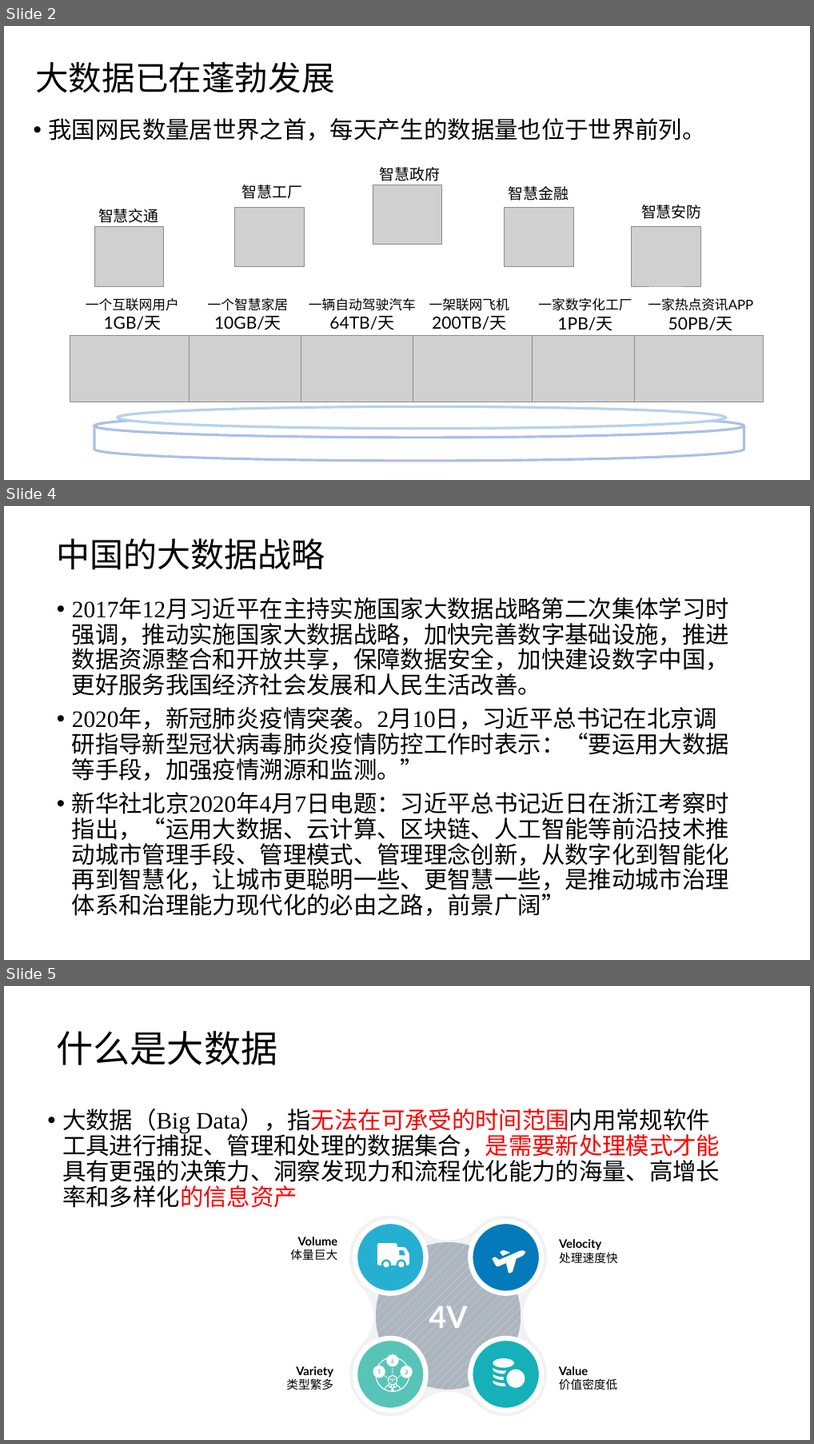
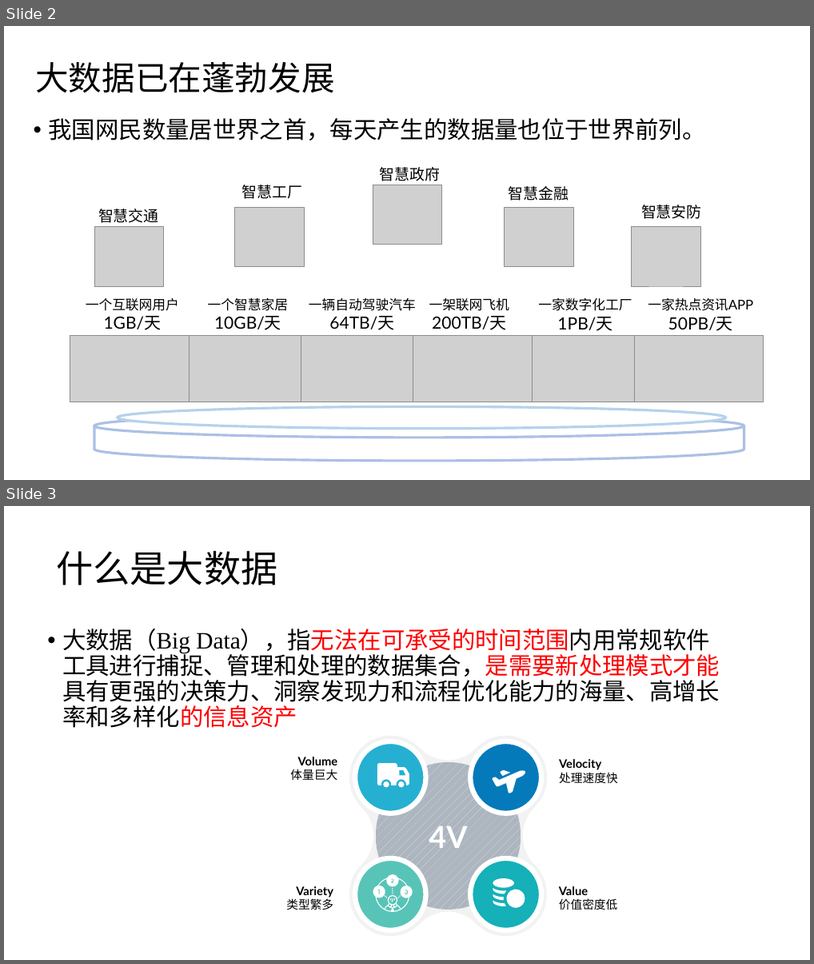
Before and after one commit to yishuai/bigalgo, a slide deck: ppt/0-overview.pptx. Shown one above the other, each under a label of ours: slides 2, 4 and 5 before the commit, slides 2 and 3 after it; the slides between them are not shown. The pictures are 814x1444 and 814x964 pixels, drawn with LibreOffice and Linux fonts; fonts in the diff are those of the drawing; grey boxes stand for pictures. Boxes give left, top, right and bottom in pixels: in the first picture for what was removed or moved away, otherwise in the second. Text is boxed around its words. In the diff, an @@ line names an element or a change of style, - is before the commit and + after.

```diff
--- a/ppt/0-overview.pptx
+++ b/ppt/0-overview.pptx
@@ slide 4 removed at (4,506,810,960), background #FFFFFF @@
@@ title removed at (57,538,326,570) @@
-中国的大数据战略
@@ text removed at (72,619,730,895) @@
-• 2017年12月习近平在主持实施国家大数据战略第二次集体学习时强调，推动实施国家大数据战略，加快完善数字基础设施，推进数据资源整合和开放共享，保障数据安全，加快建设数字中国，更好服务我国经济社会发展和人民生活改善。
-• 2020年，新冠肺炎疫情突袭。2月10日，习近平总书记在北京调研指导新型冠状病毒肺炎疫情防控工作时表示：“要运用大数据等手段，加强疫情溯源和监测。”
-• 新华社北京2020年4月7日电题：习近平总书记近日在浙江考察时指出，“运用大数据、云计算、区块链、人工智能等前沿技术推动城市管理手段、管理模式、管理理念创新，从数字化到智能化再到智慧化，让城市更聪明一些、更智慧一些，是推动城市治理体系和治理能力现代化的必由之路，前景广阔”
@@ what was slide 5 is now slide 3 @@
```
Also in this commit, not shown: 2 slides changed, 2 slides added, 11 other slides removed, 54 other files.
